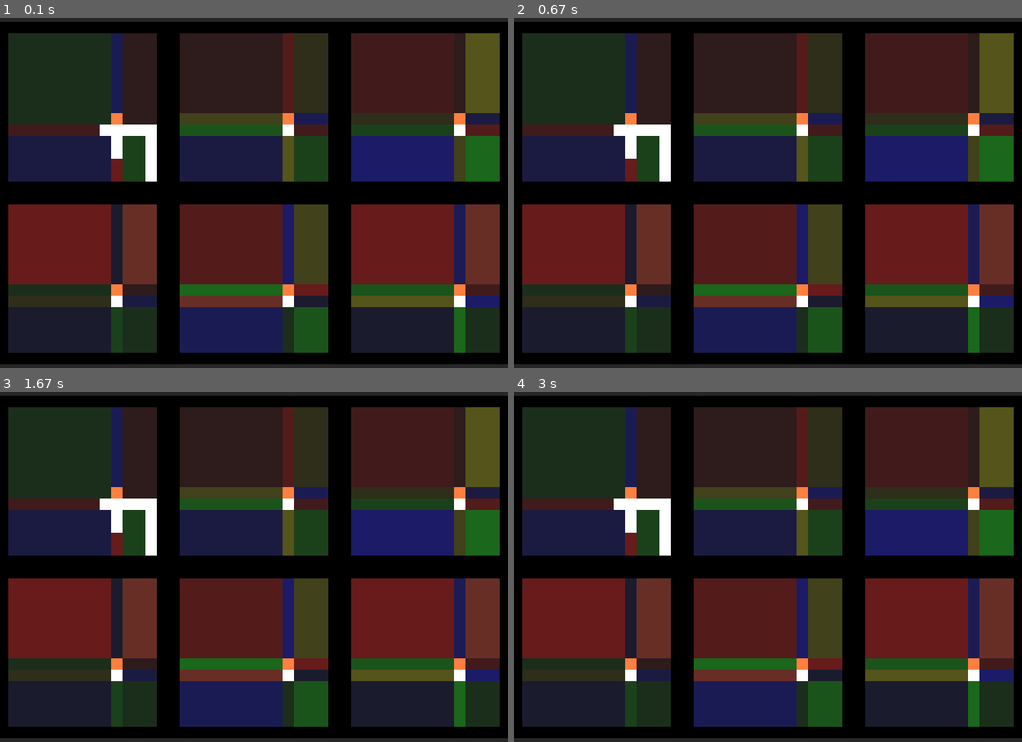
Above: before the commit, frames 1-4 (two rows, left to right).
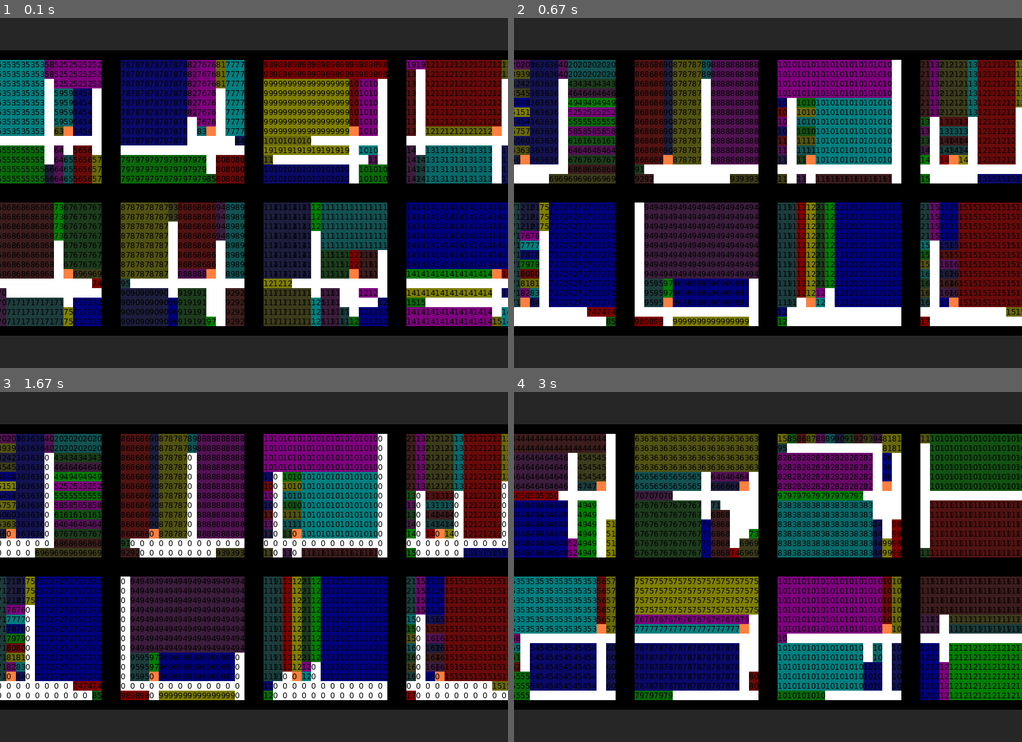
Above: after the commit, the same moments.

Repository: Gamabunta57/golf-lua
Game: LÖVE game, started from main.lua
Same seed, same stepped clock (60 frames per second), same inputs: the game is played once before the commit and once after it.
Inputs:
- Up to frame 1 (0.1 s): no input
- Up to frame 2 (0.67 s): tap F at 0.33 s
- Up to frame 3 (1.67 s): tap C at 0.67 s
- Up to frame 4 (3 s): tap C at 2, 2.4, 2.7 s; hold F 2.33-2.8 s; tap F at 2.83 s

The runs differ from the first frame. In frame 1, 83% of the frame differs, in the area x 0-100%, y 1-99%; in frame 2, 83%; in frame 3, 82%; in frame 4, 83%.

Commit message:
Implement room fusionning

Diff:
--- a/main.lua
+++ b/main.lua
@@ -3,14 +3,17 @@
 
 local seed = os.time()
 
-local CELL_SIZE = 18
+local CELL_SIZE = 15
 local map = nil
 local tileSet = nil
 local generator = nil
 local prng = love.math.random
 local quads = {}
 
-local maxStepCount = 5
+local maxStepCount = 250
+
+local displayCorridors = true
+local doFusion = true
 
 local colors = {
     {0, 0, 0, 1}, -- Cell.LIMIT
@@ -25,36 +28,46 @@
 }
 
 local roomColors = {
-    {0, 0, .25, .3},
-    {0, .25, 0, .3},
-    {.25, 0, 0, .3},
-    {.25, .25, 0, .3},
+    {0, 0, .5, 1},
+    {0, .5, 0, 1},
+    {.5, 0, 0, 1},
+    {.5, .5, 0, 1},
+    {.5, 0, .5, 1},
+    {0, .5, .5, 1},
 
-    {0, 0, .5, .3},
-    {0, .5, 0, .3},
-    {.75, 0, 0, .3},
-    {.5, .5, 0, .3},
+    {0, 0, .5, .75},
+    {0, .5, 0, .75},
+    {.5, 0, 0, .75},
+    {.5, .5, 0, .75},
+    {.5, 0, .5, .75},
+    {0, .5, .5, .75},
 
-    {0, 0, .75, .3},
-    {0, .75, 0, .3},
-    {.5, 0, 0, .3},
-    {.75, .75, 0, .3},
+    {0, 0, .5, .5},
+    {0, .5, 0, .5},
+    {.5, 0, 0, .5},
+    {.5, .5, 0, .5},
+    {.5, 0, .5, .5},
+    {0, .5, .5, .5},
 
-    {0, 0, 1, .3},
-    {0, 1, 0, .3},
-    {1, 0, 0, .3},
-    {1, .25, .15, .3},
+    {0, 0, .5, .25},
+    {0, .5, 0, .25},
+    {.5, 0, 0, .25},
+    {.5, .5, 0, .25},
+    {.5, 0, .5, .25},
+    {0, .5, .5, .25},
 }
 
 local wasZPressed = false
 local wasSPressed = false
 local wasRPressed = false
+local wasCPressed = false
+local wasFPressed = false
 
 function regenerateMap()
-    map = Map:new(15, 15, 6)
+    map = Map:new(15, 15, 15)
     love.math.setRandomSeed(seed)
     generator = Generator:new(map, prng)
-    generator:generateMap(maxStepCount)
+    generator:generateMap(maxStepCount, doFusion)
 end
 
 function love.load()
@@ -73,6 +86,8 @@
     local isZPressed = love.keyboard.isDown("z")
     local isSPressed = love.keyboard.isDown("s")
     local isRPressed = love.keyboard.isDown("r")
+    local isCPressed = love.keyboard.isDown("c")
+    local isFPressed = love.keyboard.isDown("f")
     if isZPressed and not wasZPressed then
         maxStepCount = maxStepCount + 1
         regenerateMap()
@@ -88,9 +103,20 @@
         regenerateMap()
     end
 
+    if isCPressed and not wasCPressed then
+        displayCorridors = not displayCorridors
+    end
+
+    if isFPressed and not wasFPressed then
+        doFusion = not doFusion
+        regenerateMap()
+    end
+
     wasZPressed = isZPressed
     wasSPressed = isSPressed
     wasRPressed = isRPressed
+    wasCPressed = isCPressed
+    wasFPressed = isFPressed
 end
 
 function love.draw()
@@ -129,7 +155,7 @@
     end
 end
 
-function displayFloor(floorCells, width, height, origX, origY)
+function displayFloor(floorCells, width, height, origX, origY, lastDisplayedRoom)
     local i = 0
     for y = 0, (height - 1) do
         local yOffset = y * CELL_SIZE + origY
@@ -139,8 +165,10 @@
 
             local cell = floorCells[i]
             local anchorCount = cell:anchorCount()
+            local drawIndex = false
             if cell.tileRef == Cell.ROOM then
                 love.graphics.setColor(roomColors[(cell.roomIndex % #roomColors) + 1])
+                drawIndex = true
             elseif anchorCount == 1 then
                 love.graphics.setColor(colors[6])
             elseif anchorCount == 2 then
@@ -153,6 +181,10 @@
                 love.graphics.setColor(colors[cell.tileRef])
             end
             love.graphics.draw(tileSet, quads[1], xOffset, yOffset)
+            if drawIndex or not displayCorridors then
+                love.graphics.setColor(0, 0, 0, 1)
+                love.graphics.print(cell.roomIndex, xOffset, yOffset)
+            end
         end
     end
 end
--- a/src/generators/generator.lua
+++ b/src/generators/generator.lua
@@ -23,16 +23,96 @@
     return o
 end
 
-function Generator:generateMap(maxStepCount)
+function Generator:generateMap(maxStepCount, doFusion)
     self:_initialise()
     self:_buildCorridors(maxStepCount)
     -- self:_buildFakeCorridors(maxStepCount)
     local anchorsLists = self:_setRoomAnchors()
     local roomIndex = self:_placeRooms(anchorsLists)
     local unconnetedRoomIndices = self:_fillUnconnectedRooms(roomIndex)
-    local roomList = self:_getRoomsPerIndex()
-
-    -- debug(roomList)
+    local roomLists = self:_getRoomsPerIndex()
+    if (doFusion) then
+        self:_fusionRooms(roomLists)
+    end
+
+    -- debug(roomLists)
+end
+
+function Generator:_fusionRooms(roomLists)
+    for z = 1, self.map.depth do
+        local roomList = roomLists[z]
+        local floorCells = self.map.floorCells[z]
+        local hasFusionedRoom = true
+        while hasFusionedRoom do
+            hasFusionedRoom = false
+            for rI = 1, #roomList do
+                local currentRoom = roomList[rI]
+                if (currentRoom) then
+                    local rightRoom, rightRoomListIndex = self:_getRightRoom(roomList, currentRoom)
+                    local bottomRoom, bottomRoomListIndex = self:_getBottomRoom(roomList, currentRoom)
+
+                    if not (rightRoom == nil) and currentRoom.h == rightRoom.h then
+                        self:_markRoomWithIndex(floorCells, rightRoom, currentRoom, true)
+                        table.remove(roomList, rightRoomListIndex)
+                        hasFusionedRoom = true
+                    end
+
+                    if not (bottomRoom == nil) and currentRoom.w == bottomRoom.w then
+                        self:_markRoomWithIndex(floorCells, bottomRoom, currentRoom, false)
+                        table.remove(roomList, bottomRoomListIndex)
+                        hasFusionedRoom = true
+                    end
+                end
+            end
+        end
+    end
+end
+
+function Generator:_getRightRoom(roomList, currentRoom)
+    for rI = 1, #roomList do
+        local room = roomList[rI]
+        if (room.y == currentRoom.y) and (room.x == (currentRoom.x + currentRoom.w))then
+            return room, rI
+        end
+
+        if (currentRoom.y + currentRoom.h <= room.y) and (currentRoom.x + currentRoom.w <= room.x) then
+            return nil -- early exit, we passed all the possible candidates anyway
+        end
+    end
+    return nil
+end
+
+function Generator:_getBottomRoom(roomList, currentRoom)
+    for rI = 1, #roomList do
+        local room = roomList[rI]
+        if (room.x == currentRoom.x) and (room.y == (currentRoom.y + currentRoom.h)) then
+            return room, rI
+        end
+
+        if (currentRoom.y + currentRoom.h <= room.y) and (currentRoom.x + currentRoom.w <= room.x) then
+            return nil -- early exit, we passed all the possible candidates anyway
+        end
+    end
+    return nil
+end
+
+function Generator:_markRoomWithIndex(floorCells, roomToMark, roomToExpand, expandOnTheRight)
+    local width = self.map.width
+    local height = self.map.height
+
+    for y = roomToMark.y, (roomToMark.y + roomToMark.h - 1) do
+        local yOffset = (y - 1) * width
+        for x = roomToMark.x, (roomToMark.x + roomToMark.w - 1) do
+            local cellIndex = x + yOffset
+            floorCells[cellIndex].roomIndex = roomToExpand.roomIndex
+        end
+    end
+
+    if expandOnTheRight then
+        roomToExpand.w = roomToExpand.w + roomToMark.w
+    else
+        roomToExpand.h = roomToExpand.h + roomToMark.h
+    end
 end
 
 function debug(roomList)
@@ -41,7 +121,7 @@
         local rooms = roomList[z]
         for i = 1, #rooms do
             local r = rooms[i]
-            print(r.x, r.y, r.w, r.h, r.roomIndex)
+            print(r.roomIndex, r.x, r.y, r.w, r.h)
         end
     end
 end
@@ -59,16 +139,15 @@
         local floorCells = self.map.floorCells[z]
         local floorBrowsedIndices = {} -- should init it to avoid performance issues
         roomListPerIndex[z] = {}
-        for y = 2, height - 1 do
-            local yOffset = y * width
-            for x = 2, width - 1 do
+        for y = 1, height - 1 do
+            local yOffset = (y - 1) * width
+            for x = 1, width - 1 do
                 local currentCellIndex = yOffset + x
                 local currentCell = floorCells[currentCellIndex]
 
                 if currentCell.tileRef == Cell.ROOM then
-                    local roomIndexString = ""..currentCell.roomIndex
-                    if not (floorBrowsedIndices[roomIndexString]) then
-                        floorBrowsedIndices[roomIndexString] = true
+                    if listDoesNotHave(floorBrowsedIndices, currentCell.roomIndex) then
+                        floorBrowsedIndices[#floorBrowsedIndices + 1] = currentCell.roomIndex
                         local room = RectangleRoom:new(x, y, 1, 1, currentCell.roomIndex)
 
                         -- horizontally
@@ -96,6 +175,15 @@
         end
     end
     return roomListPerIndex
+end
+
+function listDoesNotHave(list, value)
+    for i = 1, #list do
+        if (list[i] == value) then
+            return false
+        end
+    end
+    return true
 end
 
 function Generator:_fillUnconnectedRooms(roomIndex)
@@ -164,17 +252,21 @@
                 local currentCellIndex = currentList[i]
                 local currentCell = floorCells[currentCellIndex]
 
-                local growthDirectionOffsets = self:_getGrowthDirectionOffsets(currentCell)
-
-                if #growthDirectionOffsets == 0 then
-                    self:_markSingleCellRoom(floorCells, currentCellIndex, roomIndex)
-                    roomIndex = roomIndex + 1
-                elseif #growthDirectionOffsets == 1 then
-                    self:_growInSingleDirection(floorCells, currentCellIndex, growthDirectionOffsets[1], roomIndex)
-                    roomIndex = roomIndex + 1
-                elseif #growthDirectionOffsets == 2 then
-                    self:_growInDiagonalDirection(floorCells, currentCellIndex, growthDirectionOffsets, roomIndex)
-                    roomIndex = roomIndex + 1
+                if currentCell:hasAnchor() then
+                    if currentCell.tileRef == Cell.UNDEFINED then
+                        local growthDirectionOffsets = self:_getGrowthDirectionOffsets(currentCell)
+
+                        if #growthDirectionOffsets == 0 then
+                            self:_markSingleCellRoom(floorCells, currentCellIndex, roomIndex)
+                            roomIndex = roomIndex + 1
+                        elseif #growthDirectionOffsets == 1 then
+                            self:_growInSingleDirection(floorCells, currentCellIndex, growthDirectionOffsets[1], roomIndex)
+                            roomIndex = roomIndex + 1
+                        elseif #growthDirectionOffsets == 2 then
+                            self:_growInDiagonalDirection(floorCells, currentCellIndex, growthDirectionOffsets, roomIndex)
+                            roomIndex = roomIndex + 1
+                        end
+                    end
                 end
             end
         end
